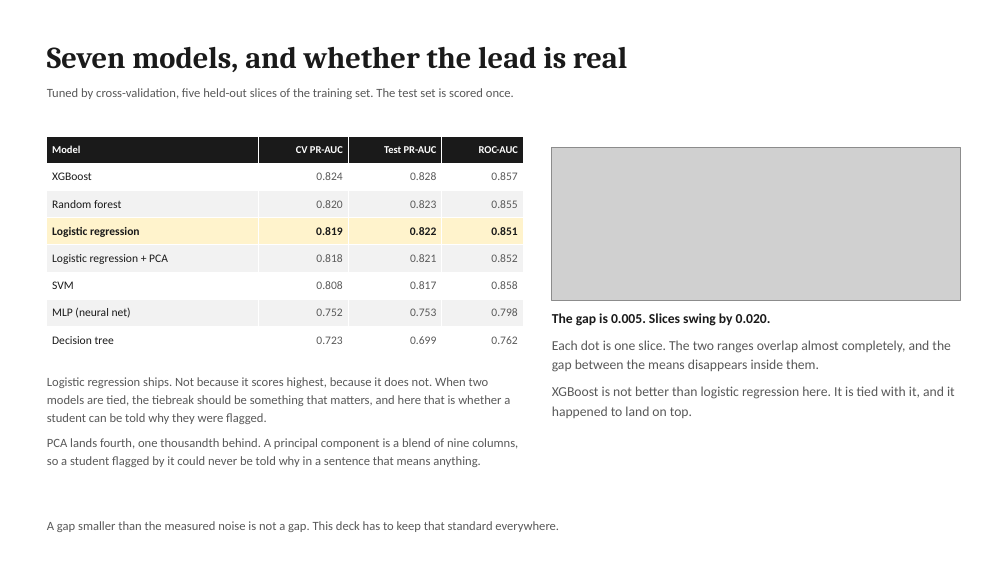
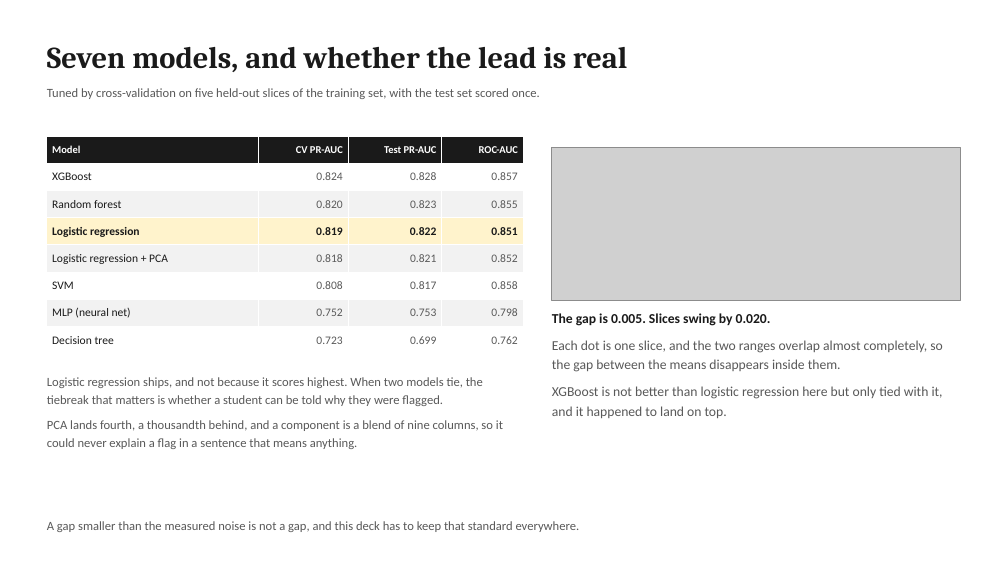
Before and after one commit to jeryldev/pgdaiml-capstone, a slide deck: slide 7 of presentations/technical.pptx. Drawn at 1008x567 pixels with LibreOffice and Linux fonts; fonts in the diff are those of the drawing; grey boxes stand for pictures. Boxes give left, top, right and bottom in pixels: in the first picture for what was removed or moved away, otherwise in the second. Text is boxed around its words. In the diff, an @@ line names an element or a change of style, - is before the commit and + after.

```diff
--- a/presentations/technical.pptx
+++ b/presentations/technical.pptx
@@ text at (x1=47, y1=88, x2=540, y2=99): text changed @@
-Tuned by cross-validation, five held-out slices of the training set. The test set is scored once.
+Tuned by cross-validation on five held-out slices of the training set, with the test set scored once.
@@ text at (x1=552, y1=340, x2=943, y2=418): text changed @@
-Each dot is one slice. The two ranges overlap almost completely, and the gap between the means disappears inside them.
-XGBoost is not better than logistic regression here. It is tied with it, and it happened to land on top.
+Each dot is one slice, and the two ranges overlap almost completely, so the gap between the means disappears inside them.
+XGBoost is not better than logistic regression here but only tied with it, and it happened to land on top.
@@ text at (x1=47, y1=377, x2=503, y2=449): text changed @@
-Logistic regression ships. Not because it scores highest, because it does not. When two models are tied, the tiebreak should be something that matters, and here that is whether a student can be told why they were flagged.
-PCA lands fourth, one thousandth behind. A principal component is a blend of nine columns, so a student flagged by it could never be told why in a sentence that means anything.
+Logistic regression ships, and not because it scores highest. When two models tie, the tiebreak that matters is whether a student can be told why they were flagged.
+PCA lands fourth, a thousandth behind, and a component is a blend of nine columns, so it could never explain a flag in a sentence that means anything.
@@ text at (x1=47, y1=521, x2=580, y2=532): text changed @@
-A gap smaller than the measured noise is not a gap. This deck has to keep that standard everywhere.
+A gap smaller than the measured noise is not a gap, and this deck has to keep that standard everywhere.
```
Also in this commit, not shown: 10 other slides changed, 9 other files.
